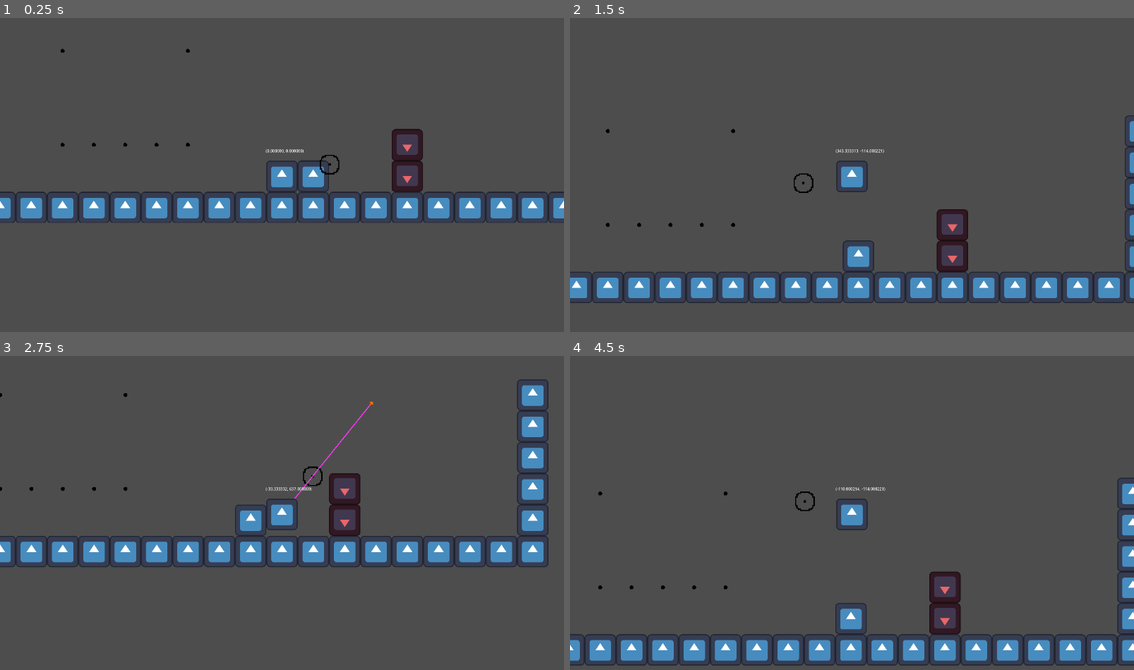
Above: before the commit, frames 1-4 (two rows, left to right).
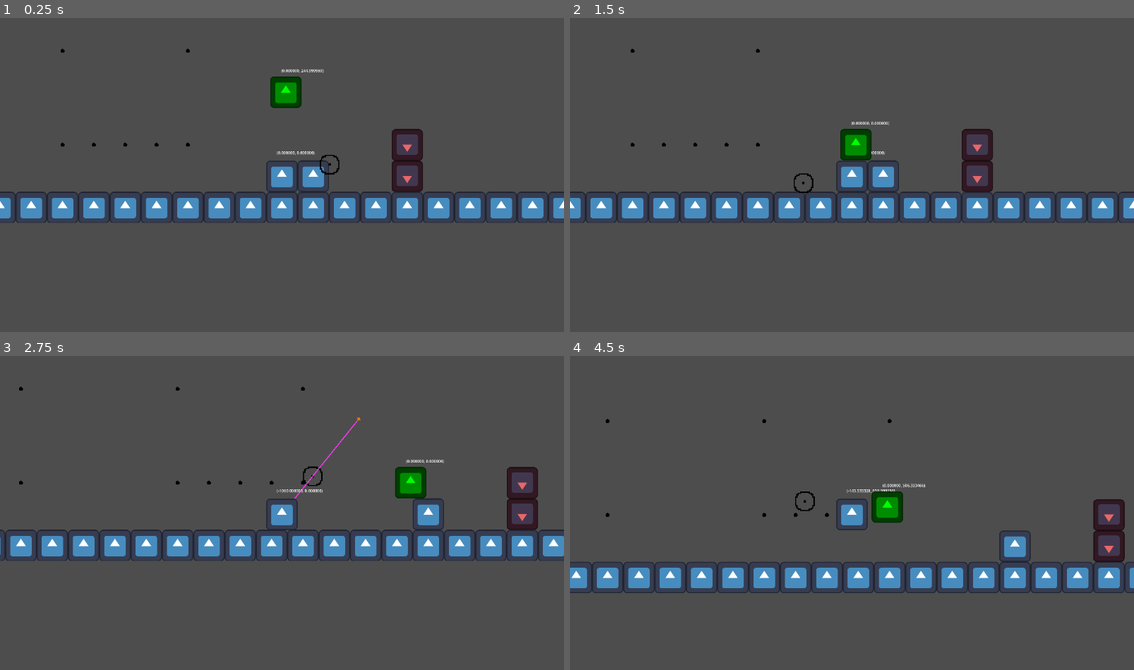
Above: after the commit, the same moments.

Repository: CWmain/ParryPlatformer
Game: Godot game, scene res://levels/test_level.tscn
Same seed, same stepped clock (60 frames per second), same inputs: the game is played once before the commit and once after it. The engine's default icon, where the game draws it, is replaced by a stand-in: a white triangle on a blue panel in a dark square.
Inputs (mouse positions are in pixels of both pictures, inside the frame that each line leads up to):
- Up to frame 1 (0.25 s): no input
- Up to frame 2 (1.5 s): move the mouse to (976, 159) at 0.52 s; hold Right mouse button (grapple) 0.53-1.28 s; hold Right (right) from 0.53 s (still down); tap W (jump) at 0.77 s; move the mouse to (739, 190) at 1.27 s; right-click (739, 190) at 1.35 s
- Up to frame 3 (2.75 s): tap W (jump) at 1.52 s; move the mouse to (338, 443) at 2.02 s; release Right (right) at 2.03 s; hold A (left) from 2.03 s (still down); hold Right mouse button (grapple) from 2.03 s (still down)
- Up to frame 4 (4.5 s): move the mouse to (823, 578) at 2.77 s; release A (left) at 2.78 s; release Right mouse button (grapple) at 2.78 s; hold Right (right) 2.78-4.28 s; right-click (823, 578) at 2.85 s; tap W (jump) at 3.02, 3.77 s; move the mouse to (1021, 563) at 3.52 s; hold Right mouse button (grapple) 3.53-4.28 s; move the mouse to (682, 465) at 4.27 s; hold A (left) from 4.28 s (still down); right-click (682, 465) at 4.35 s

The runs differ from the first frame. In frame 1, 0.7% of the frame differs, in the area x 47-58%, y 16-44%; in frame 2, 15%; in frame 3, 11%; in frame 4, 15%, in the area x 0-100%, y 20-99%.

Commit message:
Created a debug velocity label, add a pullable box which will act as a template for pullable foes, just needs refactoring

Diff:
--- a/levels/test_level.tscn
+++ b/levels/test_level.tscn
@@ -1,8 +1,9 @@
-[gd_scene load_steps=7 format=3 uid="uid://r01k1x7t216y"]
+[gd_scene load_steps=8 format=3 uid="uid://r01k1x7t216y"]
 
 [ext_resource type="PackedScene" uid="uid://b4qjpodd7kvoc" path="res://objects/player.tscn" id="1_180av"]
 [ext_resource type="Texture2D" uid="uid://5hnn81diydxj" path="res://icon.svg" id="1_i5so7"]
 [ext_resource type="PackedScene" uid="uid://ceja1rm67aiex" path="res://objects/grapple_point.tscn" id="2_eyrr3"]
+[ext_resource type="PackedScene" uid="uid://c6wsiq3rqr4bl" path="res://objects/moveable_box.tscn" id="4_a5wxg"]
 
 [sub_resource type="TileSetAtlasSource" id="TileSetAtlasSource_kumvf"]
 texture = ExtResource("1_i5so7")
@@ -44,3 +45,6 @@
 
 [node name="CharacterBody2D" parent="." instance=ExtResource("1_180av")]
 position = Vector2(71, -74)
+
+[node name="MoveableBox" parent="." instance=ExtResource("4_a5wxg")]
+position = Vector2(80, -440)
--- /dev/null
+++ b/objects/debug_velocity.tscn
@@ -0,0 +1,8 @@
+[gd_scene load_steps=2 format=3 uid="uid://n7wy7cpo38pj"]
+
+[ext_resource type="Script" path="res://scripts/DebugVelocity.gd" id="1_r7vxt"]
+
+[node name="DebugVelocity" type="Label"]
+offset_right = 40.0
+offset_bottom = 23.0
+script = ExtResource("1_r7vxt")
--- a/objects/grapple_hook.tscn
+++ b/objects/grapple_hook.tscn
@@ -30,7 +30,7 @@
 
 [node name="GrappleTip" type="CharacterBody2D" parent="."]
 collision_layer = 0
-collision_mask = 12
+collision_mask = 28
 motion_mode = 1
 
 [node name="CollisionShape2D" type="CollisionShape2D" parent="GrappleTip"]
--- /dev/null
+++ b/objects/moveable_box.tscn
@@ -0,0 +1,36 @@
+[gd_scene load_steps=6 format=3 uid="uid://c6wsiq3rqr4bl"]
+
+[ext_resource type="Script" path="res://scripts/moveable_box.gd" id="1_jufui"]
+[ext_resource type="Texture2D" uid="uid://5hnn81diydxj" path="res://icon.svg" id="1_r3f00"]
+[ext_resource type="PackedScene" uid="uid://n7wy7cpo38pj" path="res://objects/debug_velocity.tscn" id="3_4xbb1"]
+
+[sub_resource type="RectangleShape2D" id="RectangleShape2D_3exf4"]
+size = Vector2(128, 128)
+
+[sub_resource type="RectangleShape2D" id="RectangleShape2D_tg22w"]
+size = Vector2(129, 129)
+
+[node name="MoveableBox" type="CharacterBody2D"]
+collision_layer = 17
+script = ExtResource("1_jufui")
+
+[node name="CollisionShape2D" type="CollisionShape2D" parent="."]
+shape = SubResource("RectangleShape2D_3exf4")
+
+[node name="Sprite2D" type="Sprite2D" parent="."]
+modulate = Color(0, 1, 0, 1)
+self_modulate = Color(0, 1, 0, 1)
+texture = ExtResource("1_r3f00")
+
+[node name="DebugVelocity" parent="." instance=ExtResource("3_4xbb1")]
+offset_left = -19.0
+offset_top = -100.0
+offset_right = 21.0
+offset_bottom = -77.0
+
+[node name="HookDetector" type="Area2D" parent="."]
+collision_layer = 0
+collision_mask = 0
+
+[node name="CollisionShape2D" type="CollisionShape2D" parent="HookDetector"]
+shape = SubResource("RectangleShape2D_tg22w")
--- a/objects/player.tscn
+++ b/objects/player.tscn
@@ -1,8 +1,9 @@
-[gd_scene load_steps=6 format=3 uid="uid://b4qjpodd7kvoc"]
+[gd_scene load_steps=7 format=3 uid="uid://b4qjpodd7kvoc"]
 
 [ext_resource type="Texture2D" uid="uid://5hnn81diydxj" path="res://icon.svg" id="1_dj2ka"]
 [ext_resource type="Script" path="res://scripts/player.gd" id="1_uusmc"]
 [ext_resource type="PackedScene" uid="uid://brcbjs6gq08tt" path="res://objects/grapple_hook.tscn" id="3_olwds"]
+[ext_resource type="PackedScene" uid="uid://n7wy7cpo38pj" path="res://objects/debug_velocity.tscn" id="4_n22yn"]
 
 [sub_resource type="RectangleShape2D" id="RectangleShape2D_kb4k6"]
 size = Vector2(126, 126)
@@ -45,12 +46,11 @@
 position = Vector2(64, 0)
 shape = SubResource("RectangleShape2D_cxgk3")
 
-[node name="SpeedLabel" type="Label" parent="."]
-offset_left = -66.0
-offset_top = -116.0
-offset_right = 65.0
-offset_bottom = -84.0
-text = "Speed"
+[node name="DebugVelocity" parent="." instance=ExtResource("4_n22yn")]
+offset_left = -21.0
+offset_top = -108.0
+offset_right = 19.0
+offset_bottom = -85.0
 
 [connection signal="body_entered" from="WallJumpDetection/WallJumpDetectorRight" to="." method="_on_wall_jump_detector_right_body_entered"]
 [connection signal="body_exited" from="WallJumpDetection/WallJumpDetectorRight" to="." method="_on_wall_jump_detector_right_body_exited"]
--- a/project.godot
+++ b/project.godot
@@ -55,6 +55,7 @@
 2d_physics/layer_2="Wall Jump"
 2d_physics/layer_3="GrappleBlock"
 2d_physics/layer_4="Grapple"
+2d_physics/layer_5="PullTo"
 
 [rendering]
 
--- /dev/null
+++ b/scripts/DebugVelocity.gd
@@ -0,0 +1,5 @@
+extends Label
+
+# Called every frame. 'delta' is the elapsed time since the previous frame.
+func _process(_delta):
+	text = "%v" % get_parent().velocity
--- a/scripts/GrappleHook.gd
+++ b/scripts/GrappleHook.gd
@@ -5,6 +5,7 @@
 @export var _cross_hair_radius : float = 200
 @export var _grapple_length : float = 200
 @export var _grapple_rope_speed : float = 5000
+@export var _grapple_drop_distance: float = 100
 @onready var _cross_hair = $CrossHair
 
 @onready var _rope = $Rope
@@ -13,10 +14,12 @@
 var isGrappling: bool = false
 var grappleOut: bool = false
 var hooked: bool = false
+var hooked_object: Pullable = null
 var hooked_loc: Vector2 = Vector2(0,0)
 
 var _mouse_pos_normal: Vector2 = Vector2(1,0)
 var _grapple_normal: Vector2 = Vector2(1,0)
+
 
 @onready var _grapple_tip = $GrappleTip
 
@@ -45,10 +48,18 @@
 			#On the occurance of collision
 			var collision : KinematicCollision2D = _grapple_tip.move_and_collide(_grapple_tip.velocity * _delta)
 			if collision:
-				if collision.get_collider().get_class() != "TileMap" and collision.get_collider().collision_layer == 8:
-					# When hooked is set to true, triggers behviour in player
-					hooked_loc = collision.get_collider().get_parent().position
-					hooked = true
+				var isTileMap = collision.get_collider().get_class() == "TileMap"
+				if !isTileMap:
+					var isGrapplable = collision.get_collider().collision_layer & 8 == 8
+					var isPullable = collision.get_collider().collision_layer & 16 == 16
+					if isGrapplable:
+						# When hooked is set to true, triggers behviour in player
+						hooked_loc = collision.get_collider().get_parent().position
+						hooked = true
+
+					if isPullable:
+						hooked_object = collision.get_collider()
+
 
 				release_grapple()
 
@@ -67,11 +78,21 @@
 			if grapple_cooldown.is_stopped():
 				grapple_cooldown.start()
 
+	#Pull object logic
+	if hooked_object:
+		if _grapple_tip.position.distance_to(Vector2(0,0)) < _grapple_drop_distance:
+
+			hooked_object.follow_hook(to_global(_grapple_tip.position.normalized()*_grapple_drop_distance))
+			print("Not Pulling")
+			hooked_object = null
+		else:
+			print("Pulling")
+			hooked_object.follow_hook(to_global(_grapple_tip.position))
 
 func shoot_grapple():
 	if !grappleOut:
 		# When grappling enable collision mask on GrappleBlock and Grapple
-		_grapple_tip.collision_mask = 12
+		_grapple_tip.collision_mask = 28
 		_grapple_tip.rotation = _cross_hair.position.angle() + PI / 2
 		#Update shoot direction
 		_grapple_normal = _mouse_pos_normal.normalized()
--- /dev/null
+++ b/scripts/moveable_box.gd
@@ -0,0 +1,19 @@
+extends CharacterBody2D
+class_name Pullable
+
+const SPEED = 300.0
+const JUMP_VELOCITY = -400.0
+
+# Get the gravity from the project settings to be synced with RigidBody nodes.
+var gravity = ProjectSettings.get_setting("physics/2d/default_gravity")
+
+func _physics_process(delta):
+	# Add the gravity.
+	if not is_on_floor():
+		velocity.y += gravity * delta
+
+	move_and_slide()
+
+func follow_hook(hook_position: Vector2):
+	velocity.y = 0
+	position = hook_position
--- a/scripts/player.gd
+++ b/scripts/player.gd
@@ -17,7 +17,6 @@
 const JUMP_VELOCITY = -800.0
 const WALL_JUMP_SPEED = 1000
 
-@onready var speed_label = $SpeedLabel
 @onready var grapple_hook = $GrappleHook
 
 # Get the gravity from the project settings to be synced with RigidBody nodes.
@@ -68,7 +67,6 @@
 	else:
 		air_velocity(direction, delta)
 
-	speed_label.text = "%v" % velocity
 	move_and_slide()
 
 # Directly modifies velocity.x
